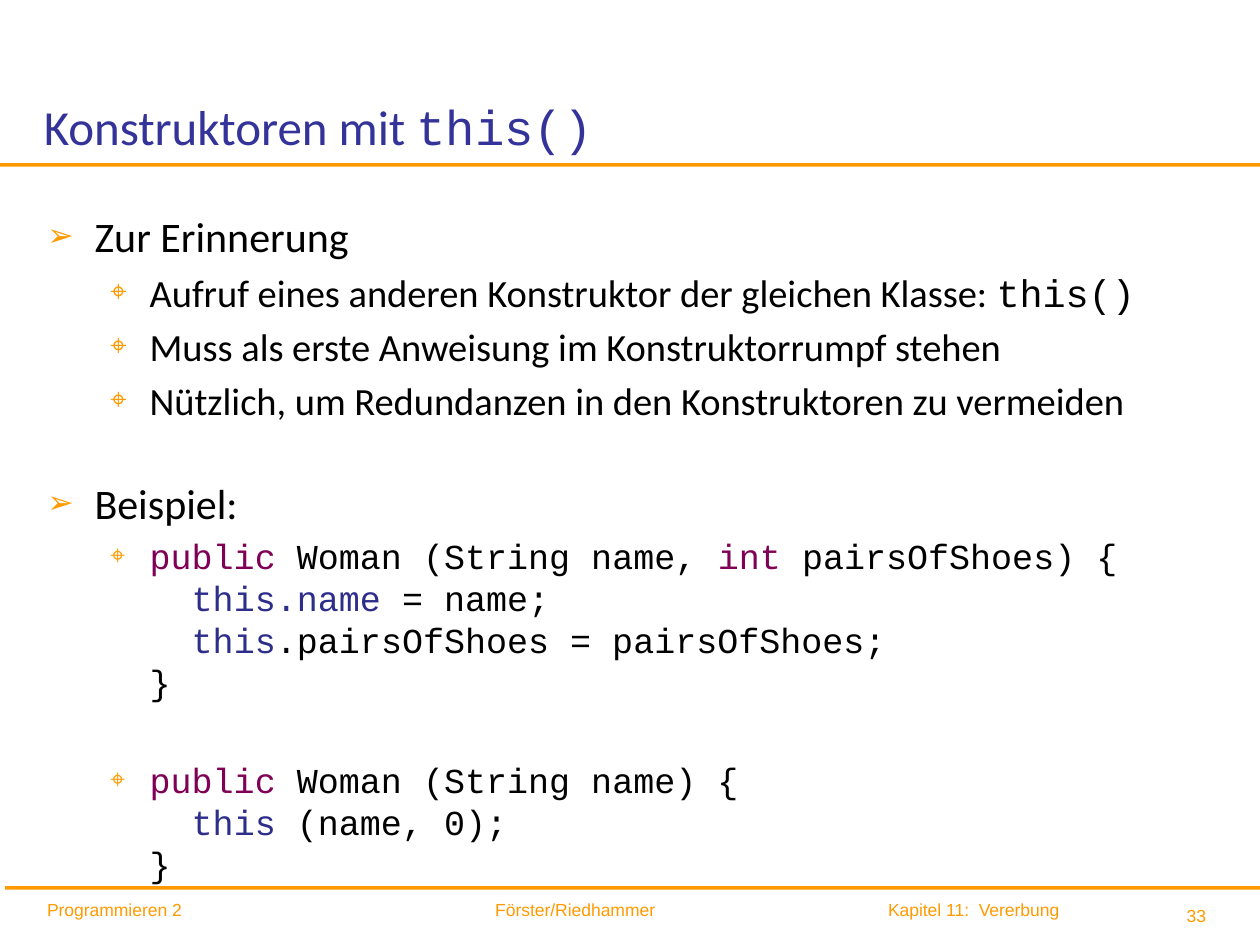
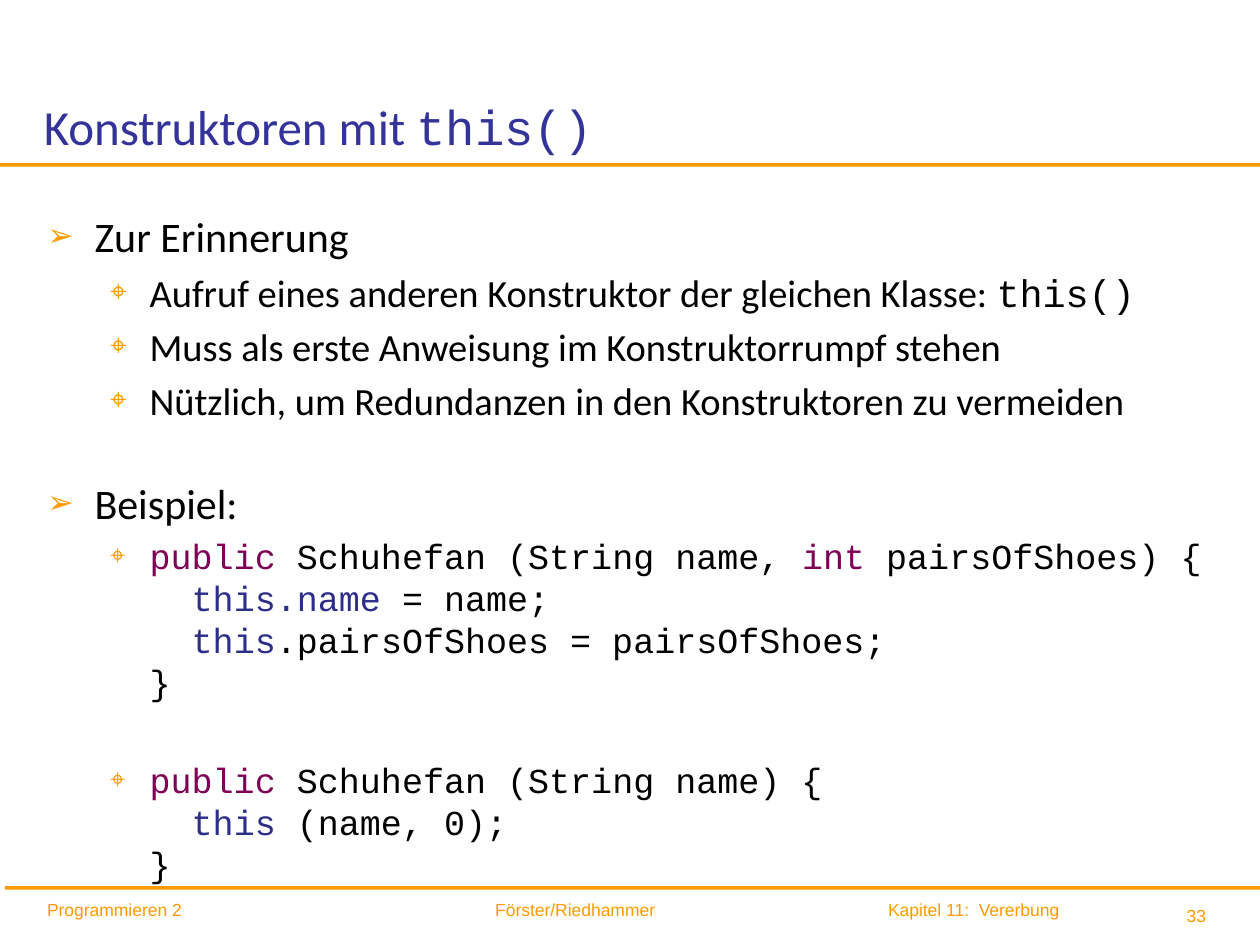
Before and after one commit to ingexue/hsro-wif-oop.github.io, a slide deck: slide 33 of 11-vererbung/vererbung.pptx. Drawn at 1260x945 pixels with LibreOffice and Linux fonts; fonts in the diff are those of the drawing; background and template pictures are left out. Boxes give left, top, right and bottom in pixels: in the first picture for what was removed or moved away, otherwise in the second. Text is boxed around its words. In the diff, an @@ line names an element or a change of style, - is before the commit and + after.

```diff
--- a/11-vererbung/vererbung.pptx
+++ b/11-vererbung/vererbung.pptx
@@ text at (x1=150, y1=545, x2=1159, y2=843): text changed @@
-  ⌖ public Woman (String name, int pairsOfShoes) {
-    this.name = name;
-    this.pairsOfShoes = pairsOfShoes;
-    }
-  ⌖ public Woman (String name) {
-    this (name, 0);
-    }
+  ⌖ public Schuhefan (String name, int pairsOfShoes) {
+    this.name = name;
+    this.pairsOfShoes = pairsOfShoes;
+    }
+  ⌖ public Schuhefan (String name) {
+    this (name, 0);
+    }
```
Also in this commit, not shown: 29 other slides changed, 2 other files.
